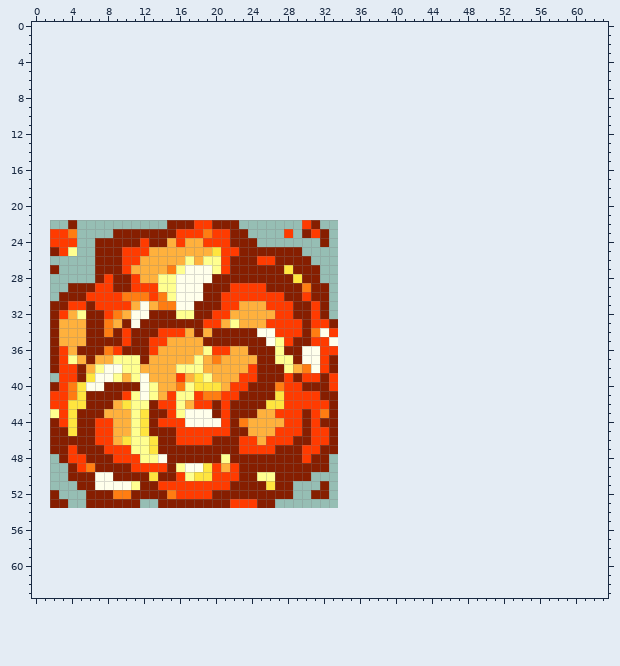
Two states of a pixel-art sprite, Assets/Images/Plant/Boomkin/Die/attack_18.png. Above: the version before the commit.
The file is 32x32 pixels. The old version is drawn lined up with the new one, on the new canvas.
Now the later version:
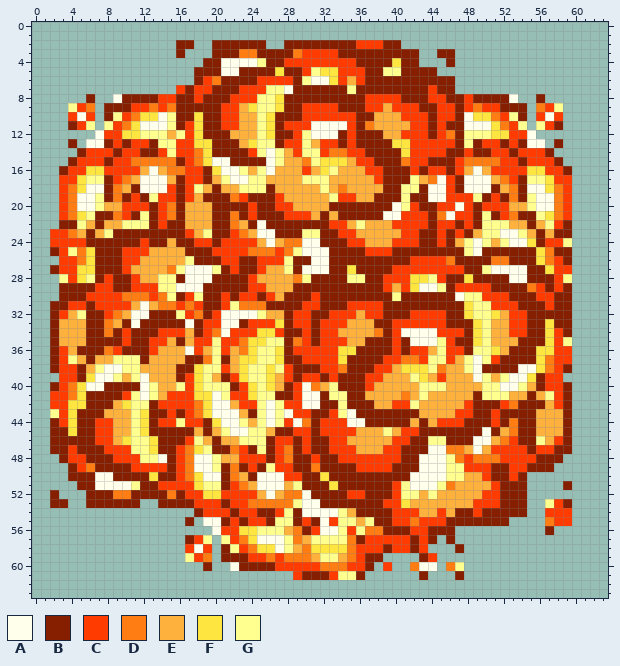
Palette (. is transparent): A #ffffeb  B #861e00  C #ff3b00  D #ff7d12  E #ffb13d  F #ffe53f  G #ffff90
Diff:
canvas 32x32 -> 64x64, the old top-left corner now at 2,22
Changed rows in their new state; - is an unchanged pixel.
first column x 3:
 2 -------------BB--BBBBBB--BBBBBBBBCCCBB-------------------
 3 -------------B---BBBDDBBBBDCCCCBBBBBBBBB--BB-------------
 4 ----------------BBAAAAGBBCCCCCCCCBBBBFBB---B-------------
 5 ---------------BBBAABBBBFBBCGFFCCCBBGGBBBB---------------
 6 ---------------BCDBBBBCCCCBGAAFCECBBBBBBBBBB-------------
 7 -------------CBCCBBBCCCGGABBBBBBGBBBBBBBBCBB-------------
 8 ---B--ABBBBCCBBCBBBCCCGGFBBBBBBBBBCCCCBBBCCBBCBBBBA--B---
 9 -GCD-BBBCCDCDBBBBBCCEFGGFBBCCCCBBBCCECCCBBCCBCDCCBBB-DCG-
10 -CAC-BGCDFFAGBBFBBCCEEGFBBBCCCCCCBBEEECCCBCCBAFFDCGB-CAC-
11 -BCG-GCDFAAAGBCFBBCCEEGFBCCCAAAACBDEEEECCBCBBAAAFDCG-GCB-
12 ----ACCFFGGGEGCFBBBEEEGFBBCGAAABCBBBEECCCBCDBGGGFFCCA----
13 -B-AABCBCCBGGCCFFBBBEFGGBCCGECCBCBBBBFFCCCCCBGBCCBCBAA-B-
14 --BCCCBCCBBCGCCDFBBBBCGAGECGGCDDCCBBBBFCCCCBBCBBCCBCCCB--
15 -BCCCBCCDDDDDBCDFAABBBBAGEEDGFFFECCBBBDCCBBBCDDDDCCBCCCB-
16 BCCFFCCCCEAEDDCCBFAAGEGAEEECEFGEEECCBBBCBCCBCEAECCCCFFCCB
17 CCFGGBCDEAAAEBCCBEGAAGGEEEEGGGEEEEECBBBGEDACBAAAEDCBGGFCC
18 CDFAABDEBAAACBCGEBEEGGGBEEEEEGEDEEEEBBGGBAACBAAABEDBAAFDC
19 CDAAGBDBCBGCCBCEBBBDCBBBCEEEEEGCCEEBBBGBBAACCCGBCBDBGAADC
20 CDAAGEECCCBCDBEEEBBBBCBBCCEEEEBBBBBBBAGCBBCCACBCCCEEGAADC
21 CDFGBBDCBGBCDBEEEBBDBCBBBCCCEBEBBBBBAACCCBDACCBGBCDBBGFDC
22 B-GEBEEGGGBC--EEE--DEBABBBBB-BCCEGEEECCCCBCCBCBGGGEEBEGCB
23 --EBEG-------B-EGBBCDEAABBBGG-BCCEEEEECCBBCBCBEGGAAGEBEBB
24 --CB---------BBC-B-CCCEAEDDAA-BBCCEEECCCBBCBEGAGEGAAFBCCG
25 --DF----------BBBC--CDDDCDGAAABBBBCCCBBBBBBBBGABBBBBBFDBB
26 CCDF-----------BBB-C----CG--AABBBBBBBBBCCCCDBBBBDDBBBFDCB
27 CCFF--------------BC--CEEG-AAABBFBBBBCCCCCCCCBBGAAAABBFCC
28 GCFG---------B-------CEEEEDG-BBBGGBBCCCFFGCBBFBBBBAABBBCG
29 B------------------BB--EEE-B--BBBBBBCECFAAGBCCCCBBBBDCBCB
30 -------------BCG---B--B-E--BC-BBBBBBBGBBBBBBAGGCCCBBBCCBB
31 -------------CDC---GDDDBBB-C--BBCCCCBBBBBBBBBFGGCCCBBBCBB
32 --------------CD--AAAAG-EBCCB-CCCECCBBBCCCCBBFGGFECCBBBBB
33 --------------A---AABCC-FB-CB-CCEEEBBCCCCCCBBBFGEECCBBFBB
34 ----------------CDACCCFF-BBCBC-EEEEDBCAAAACCCBFGEECCBBFCB
35 -------------B-CCGCCDFFG-BDCB-CCEEBBBCBAAAGCBBFGEEEBBBFCG
36 --------------ACEG--DFGGF-CCC--FFBBBBCBCCEGCCBGGFEBBBFFCC
37 --------------BBDGB-FFGGFB-CC-CFBBBBCCDDCGGCEGAGCBBBBFDCC
38 -------------BBFGGC-FGGFGCBBB-CDBBBCCEFFFGDEEGABBBBAAFDCB
39 -------------BC---BCFGGFE------BBBCCEEEGFECEEEAGEGAAFBCC-
40 -------------GC-GGGB-FGFEB-ADEGBBBCEEEEEGGGEEEEGGAAGEBCCB
41 -------------CCFFAG-CFGGBB-AA-GGBBEEEEDEGEEEEEBGGGEEBEGCB
42 -------------CCDFAAECCGAG--AAB-GBBBEECCGEEEEECBBBCDBBBECB
43 -------------BCDFAAAE-GAGA-CBBCGABBBBBBBEEEECCBBCBBBBEEEB
44 -------------GCCBFAAG-GAG-ADBCCCAABBBBBEBECCCBBBCBDBBEEEB
45 -------------BBEBEGAAGG-BB-CB-CCCEEEGECCBBBBBBBABEDBBEEEB
46 -------------B-GE-EEGGGB---CBBCCEEEEECCBBGGBBBAAEDCBBGECB
47 -------------CDFG--D-BGBCD--B-CCCEEECCBBBAADDEAECCCCBCCBB
48 -------------CDAAGEECCC-CD-BC-BCCCCCCCBBAAAGDCDDDCCCCBBB-
49 -------------CD-AGBD-C-GCC--D-BBBCCCCBBBAAAGGCCCBBCCBBB--
50 --------------D-AABDE-AAACC-BFBBBBBBBBBAAAAGGEECBBCB-----
51 ---------------FGGBCDEAAAEGBB-FBBBBBBCGAAAGDEEEECBBB----B
52 -------------B--FFCCCCEAEDDA--BBCCBBBCGGEGEEEEECCBBB-----
53 ---------------CCC---DDDDDGAABBBBBBBCCFEEEEEEECCCBBB--GCB
54 ---------------BCCCBCCBBCGBAAAAGEBBBBCCCEECEBBCBBBBB--CCC
55 --------------B-AABCBCCBGGBCBACGGEGBBCCDCCCBBBBBBB----DCC
56 -----------------ACCFFGGGEDBCAAGCGDDBBBCCBBB----------B--
57 --------------BCG-GCDFAAAGDEGGGGDBCCCCCBCB-B-------------
58 --------------CAC-BGCDFFAGEDFFFFDCCCBCCBC---B------------
59 --------------GCD-BBBCCDCDDDEGGEDCBB----BC---------------
60 ----------------B--ABBBBCCCCCDDDCCB-C--DAA-DG------------
61 --------------------------CBBBCGGB------B---B------------
Pixel boxes of the changes (left, top, right, bottom) in both pictures:
changed: (59, 40, 572, 580)
